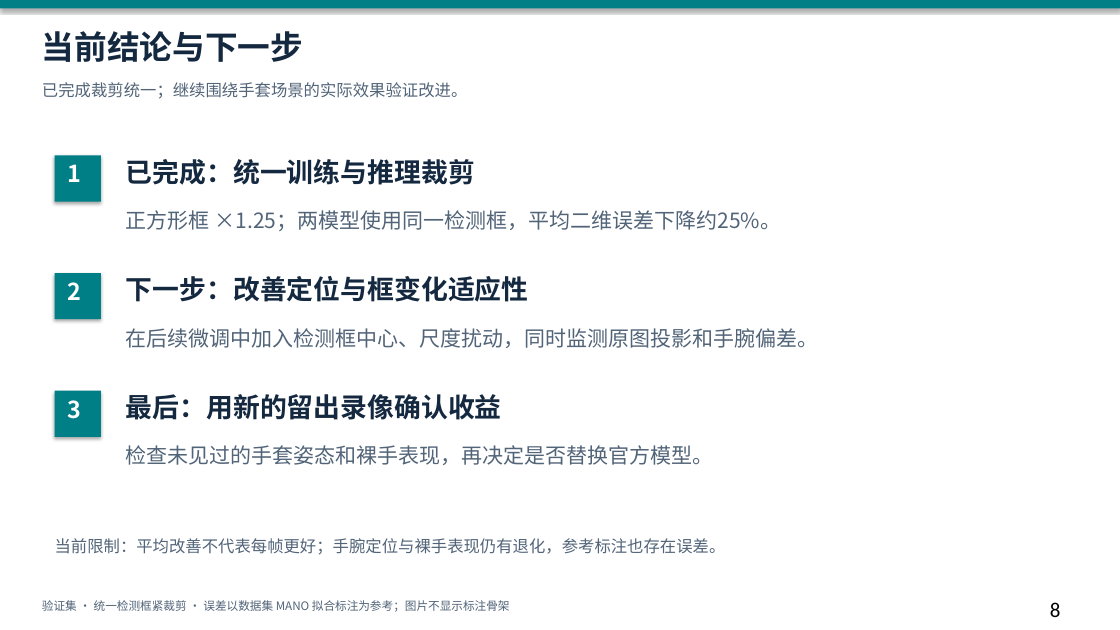
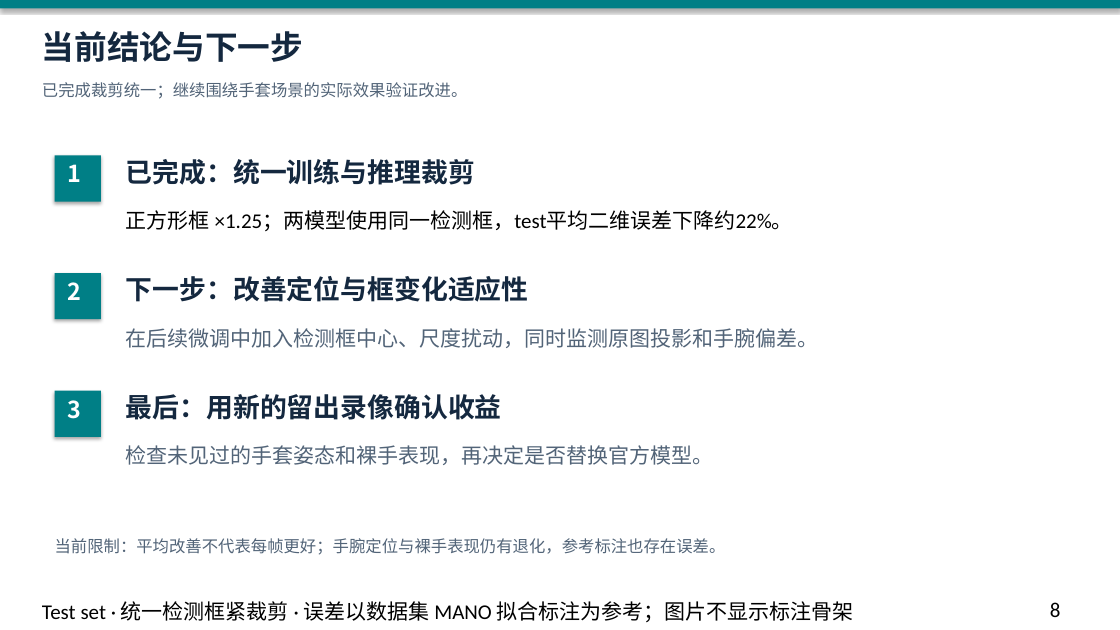
Before and after one commit to choppa129/WiLoR, a slide deck: slide 8 of reports/hand_display_comparison/WiLoR_手套微调_汇报.pptx. Drawn at 1120x630 pixels with LibreOffice and Linux fonts; fonts in the diff are those of the drawing. Boxes give left, top, right and bottom in pixels: in the first picture for what was removed or moved away, otherwise in the second. Text is boxed around its words. In the diff, an @@ line names an element or a change of style, - is before the commit and + after.

Commit message:
docs: report fixed glove model results on test set

```diff
--- a/reports/hand_display_comparison/WiLoR_手套微调_汇报.pptx
+++ b/reports/hand_display_comparison/WiLoR_手套微调_汇报.pptx
@@ text at [126,210,793,231]: text changed; font Noto Sans CJK SC to Calibri; text colour #526478 to #000000 @@
-正方形框 ×1.25；两模型使用同一检测框，平均二维误差下降约25%。
+正方形框 ×1.25；两模型使用同一检测框，test平均二维误差下降约22%。
@@ text at [42,601,854,622]: text changed; size 10 to 18 pt; font Noto Sans CJK SC to Calibri; text colour #526478 to #000000 @@
-验证集 · 统一检测框紧裁剪 · 误差以数据集 MANO 拟合标注为参考；图片不显示标注骨架
+Test set · 统一检测框紧裁剪 · 误差以数据集 MANO 拟合标注为参考；图片不显示标注骨架
```
Also in this commit, not shown: 5 other slides changed, 3 other files.
